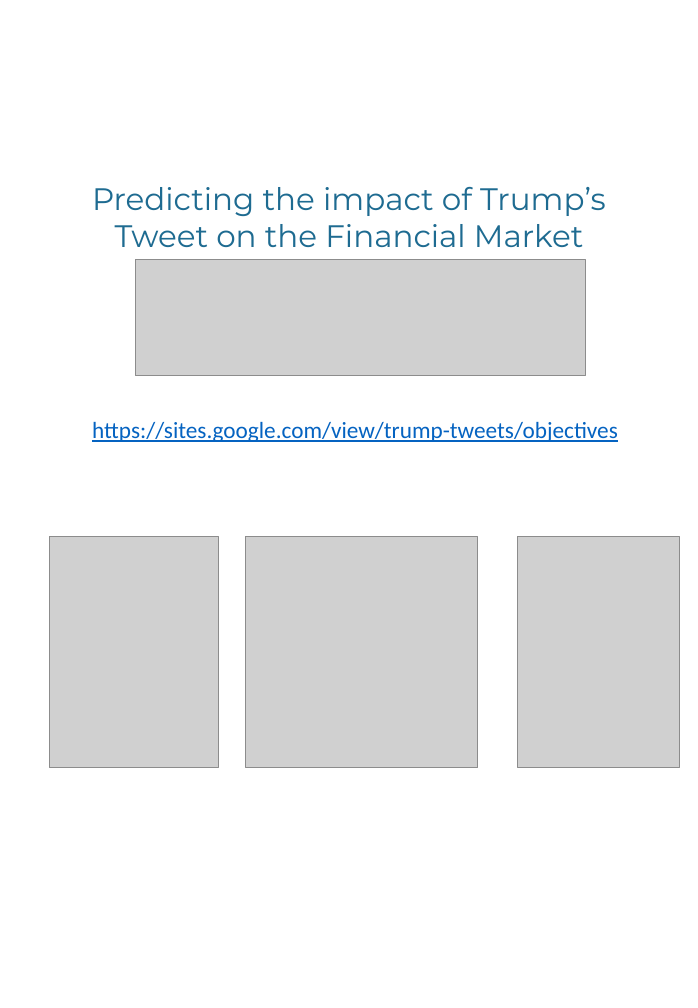
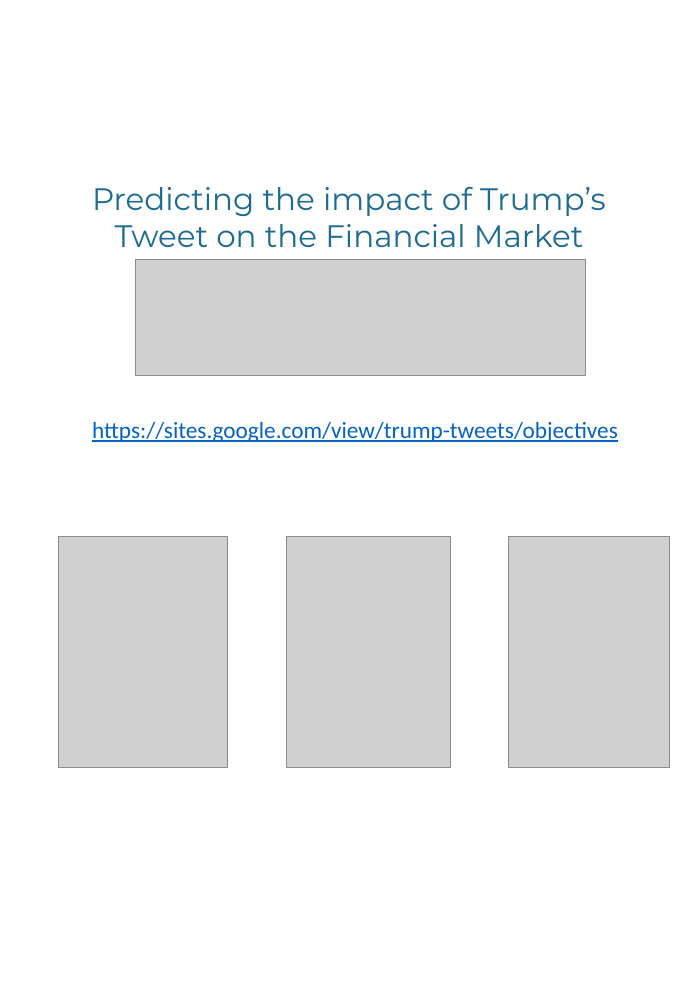
Before and after one commit to QuantCS109/TrumpTweets, a slide deck: slide 1 of notebooks_sitepages/Team Introduction.pptx. Drawn at 698x1008 pixels with LibreOffice and Linux fonts; fonts in the diff are those of the drawing; grey boxes stand for pictures. Boxes give left, top, right and bottom in pixels: in the first picture for what was removed or moved away, otherwise in the second. Text is boxed around its words. In the diff, an @@ line names an element or a change of style, - is before the commit and + after.

```diff
--- a/notebooks_sitepages/Team Introduction.pptx
+++ b/notebooks_sitepages/Team Introduction.pptx
@@ picture: place and size @@
-picture at bbox=[49, 537, 219, 769]
+picture at bbox=[59, 537, 228, 769]
@@ picture: place and size @@
-picture at bbox=[246, 537, 477, 769]
+picture at bbox=[286, 537, 450, 769]
@@ picture: place and size @@
-picture at bbox=[518, 537, 679, 769]
+picture at bbox=[508, 537, 669, 769]
```
Also in this commit, not shown: 2 other files.
